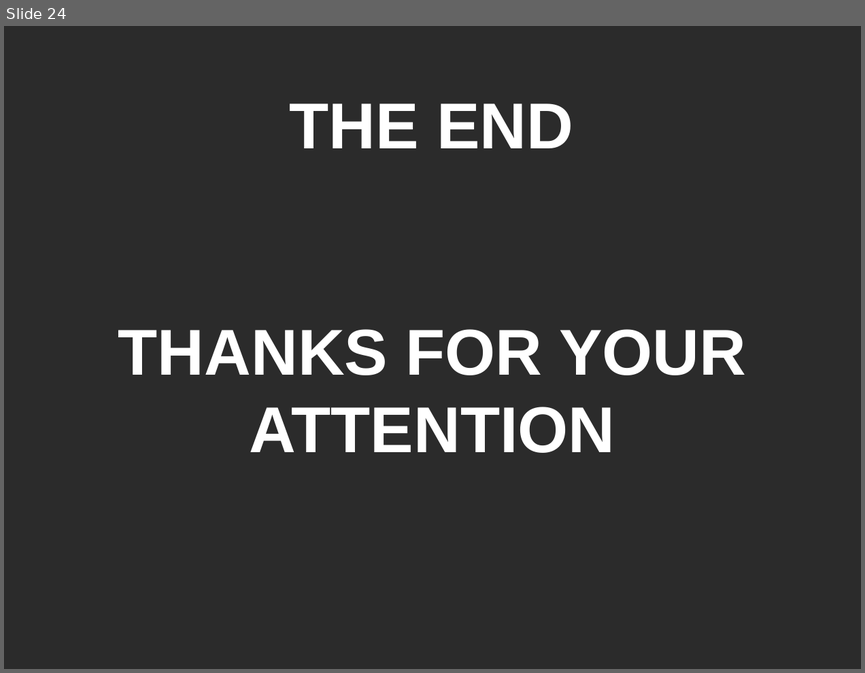
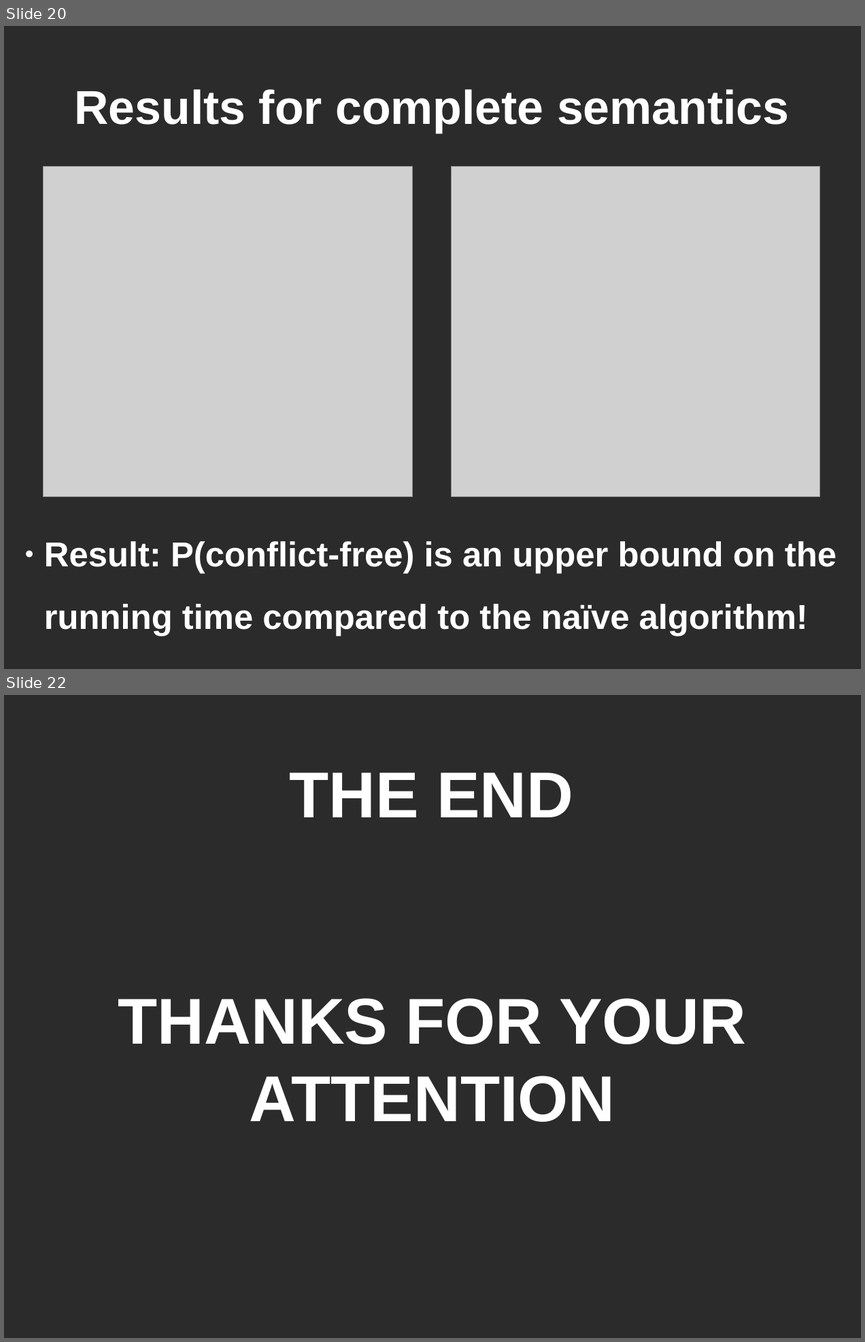
Before and after one commit to lethalman/thesis, a slide deck: doc/summary.odp. Shown one above the other, each under a label of ours: slide 24 before the commit, slides 20 and 22 after it; the slides between them are not shown. The pictures are 865x673 and 865x1342 pixels, drawn with LibreOffice and Linux fonts; fonts in the diff are those of the drawing; grey boxes stand for pictures; background and template pictures are left out; a plain dark background stands for a picture behind light text. Boxes give left, top, right and bottom in pixels: in the first picture for what was removed or moved away, otherwise in the second. Text is boxed around its words. In the diff, an @@ line names an element or a change of style, - is before the commit and + after.

```diff
--- a/doc/summary.odp
+++ b/doc/summary.odp
@@ slide 20 added at [4, 26, 861, 669], background picture (left out) @@
@@ title added at [74, 89, 789, 133], 44 pt, text #FFFFFF, bold @@
+Results for complete semantics
@@ picture added at [43, 166, 412, 497] @@
@@ picture added at [451, 166, 821, 497] @@
@@ text added at [44, 541, 836, 636], 32 pt, text #FFFFFF, bold @@
+● Result: P(conflict-free) is an upper bound on the running time compared to the naïve algorithm!
@@ what was slide 24 is now slide 22 @@
```
Also in this commit, not shown: 8 slides changed, 4 other slides added, 7 slides removed, 1 other file.
